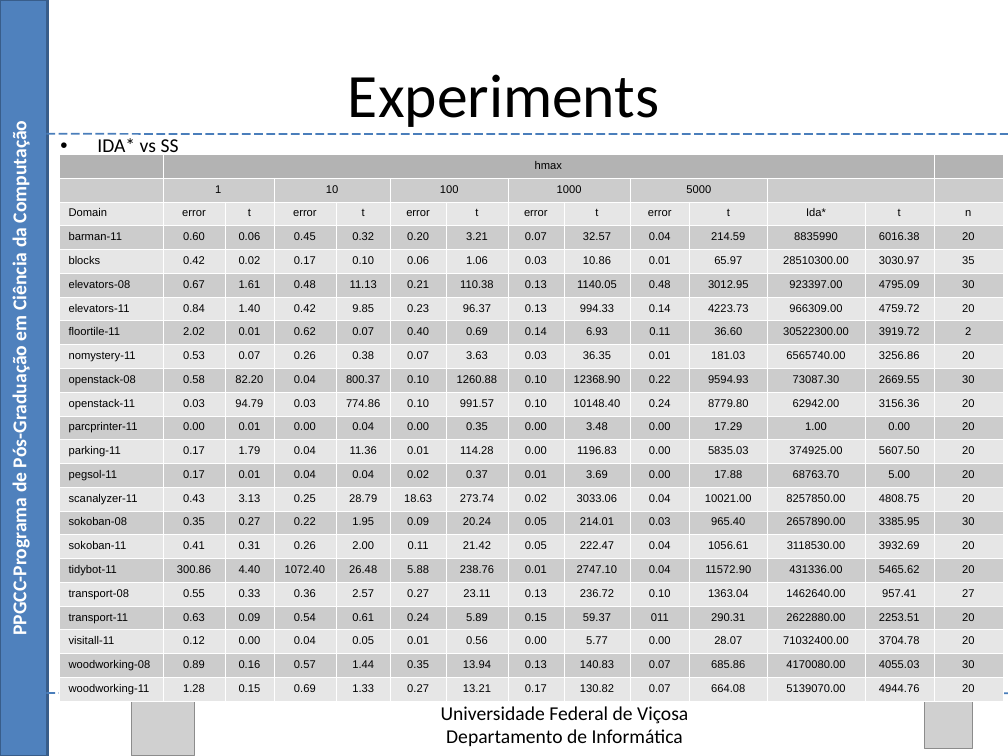
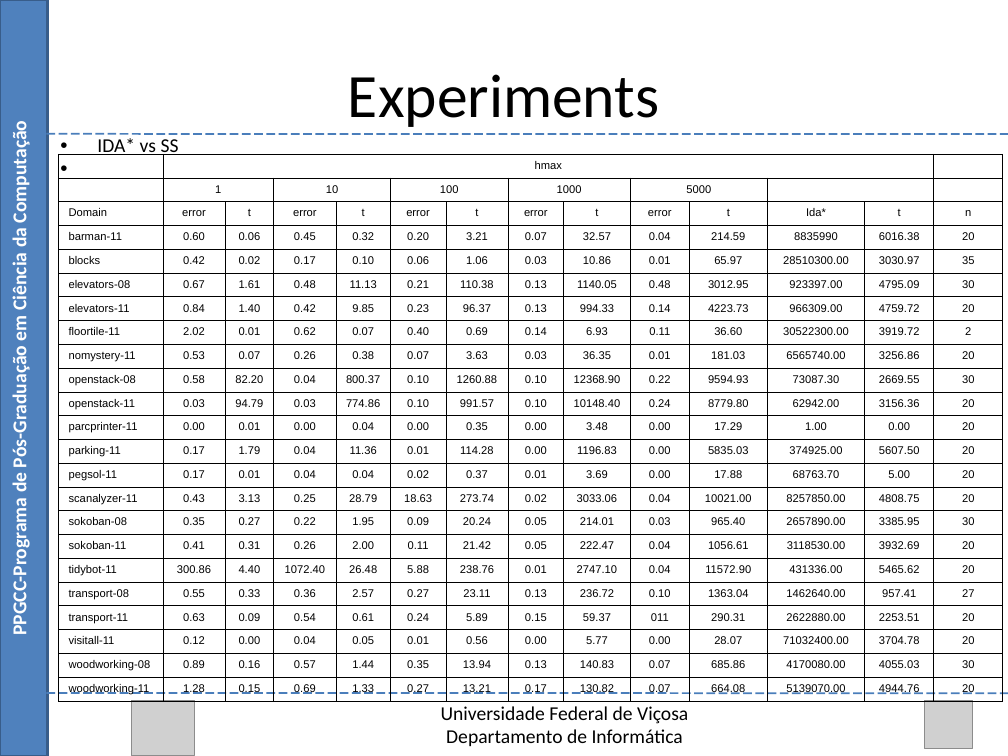
Before and after one commit to Marvinsky/research-marvin, a slide deck: slide 49 of latex/odp/selection heuristics.odp. Drawn at 1008x756 pixels with LibreOffice and Linux fonts; fonts in the diff are those of the drawing; grey boxes stand for pictures. Boxes give left, top, right and bottom in pixels: in the first picture for what was removed or moved away, otherwise in the second. Text is boxed around its words. In the diff, an @@ line names an element or a change of style, - is before the commit and + after.

```diff
--- a/latex/odp/selection heuristics.odp
+++ b/latex/odp/selection heuristics.odp
@@ table at (x1=58, y1=154, x2=1003, y2=701) @@
@@ fill #B3B3B3 to none in row 1, column 2 @@
@@ fill #CCCCCC to none in 146 cells @@
@@ fill #E6E6E6 to none in 154 cells @@
@@ borders changed @@
```
Also in this commit, not shown: 4 other slides changed, 2 slides added, 10 other files.
